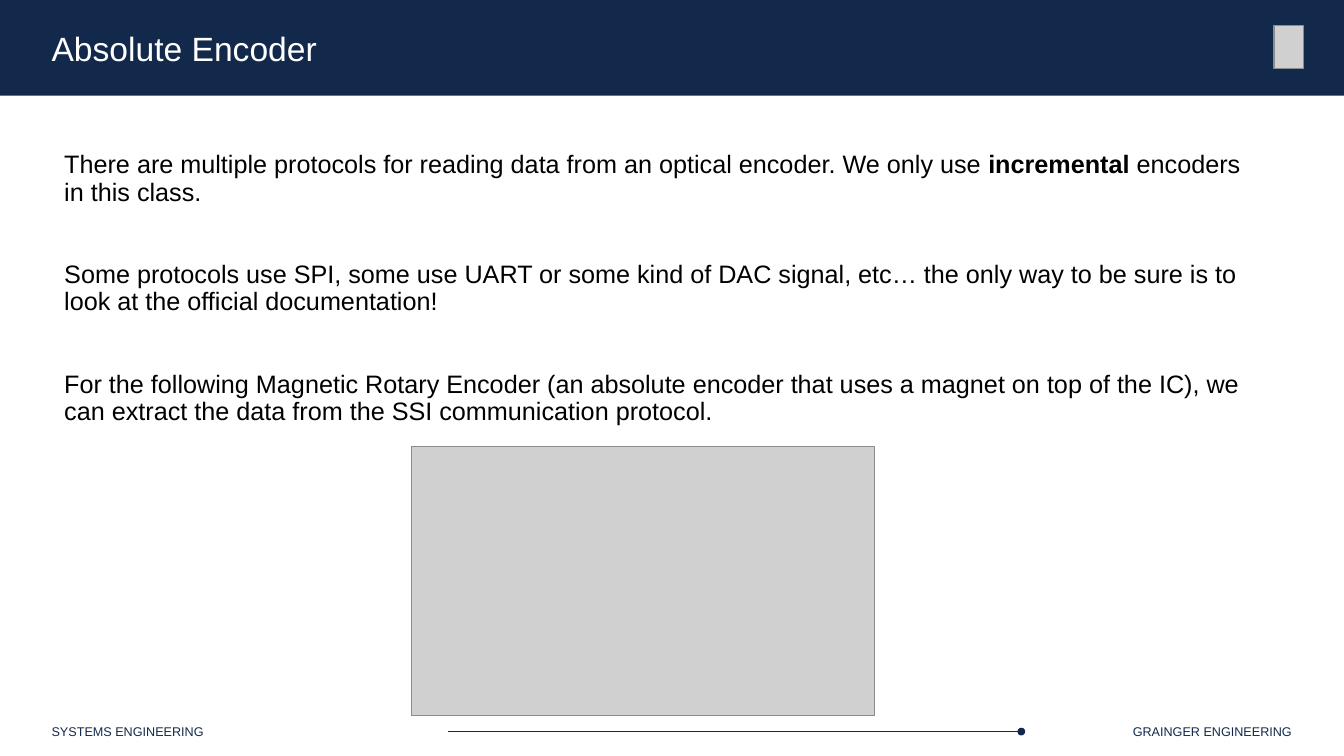
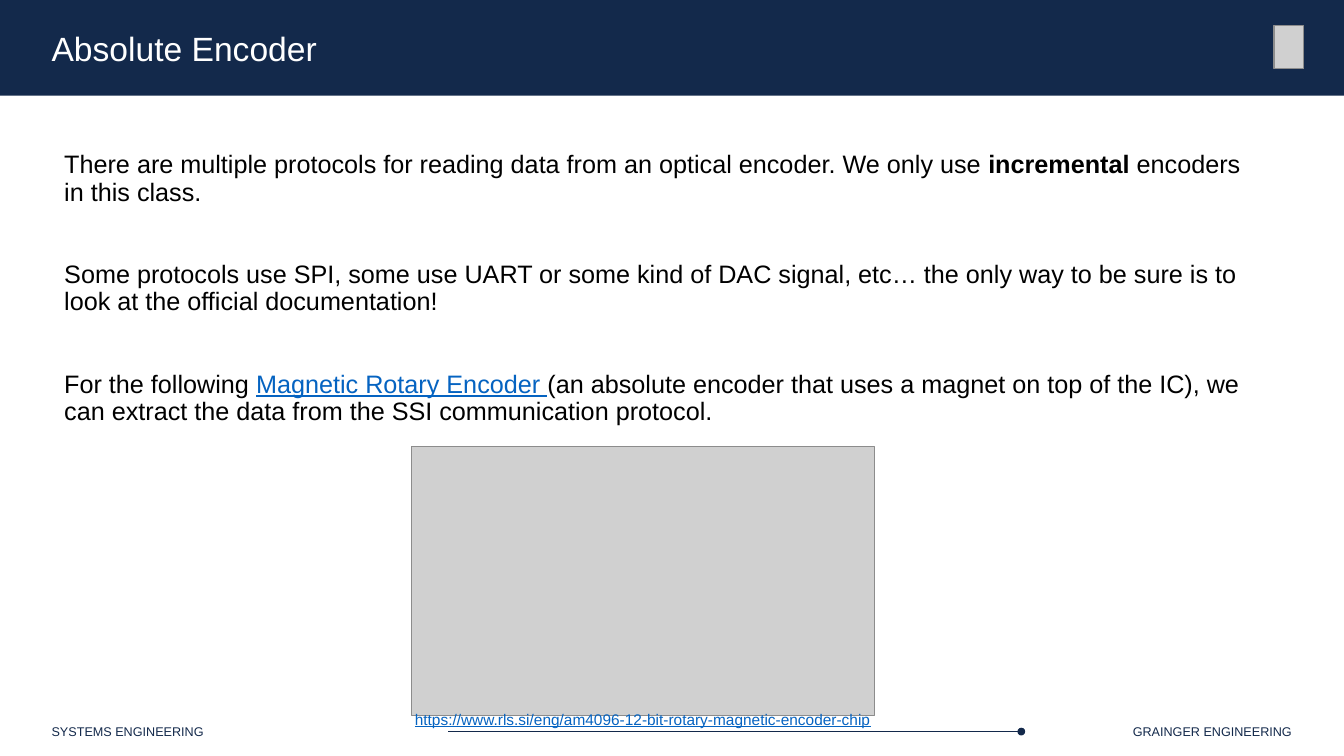
Before and after one commit to Marius-Juston/SE-423---Class-Material, a slide deck: slide 39 of Lectures/Slides/L6.pptx. Drawn at 1344x756 pixels with LibreOffice and Linux fonts; fonts in the diff are those of the drawing; grey boxes stand for pictures. Boxes give left, top, right and bottom in pixels: in the first picture for what was removed or moved away, otherwise in the second. Text is boxed around its words. In the diff, an @@ line names an element or a change of style, - is before the commit and + after.

```diff
--- a/Lectures/Slides/L6.pptx
+++ b/Lectures/Slides/L6.pptx
@@ text at [64,374,1239,426]: text colour #000000 to #0563C1, underline on in "Magnetic Rotary Encoder" @@
@@ text added at [415,714,870,728], 11 pt, text #0563C1, underline @@
+https://www.rls.si/eng/am4096-12-bit-rotary-magnetic-encoder-chip
```
Also in this commit, not shown: 15 other slides changed, 4 other files.
